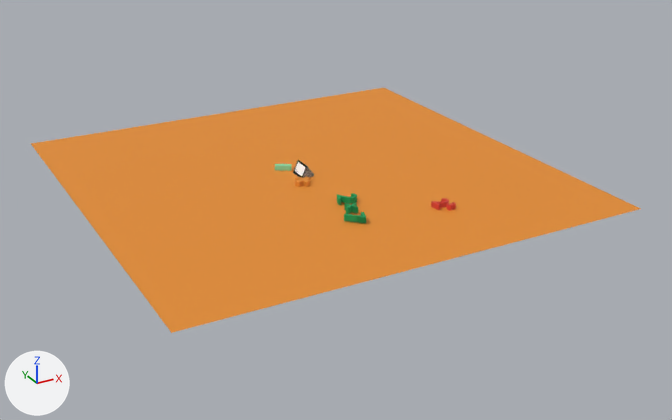
Before and after pictures for a commit that changed the Blender file promo_video/clock_theme_dawn.blend.
Camera for both pictures: a 50 mm camera at (-39.5, -77.3, 34.0) aimed at (1.5, -2.8, -3.2). The lights are fixed; the arrows at lower left show +X, +Y and +Z. Text is drawn in Blender's own font.

The first picture shows 'Add', 'Ground'.
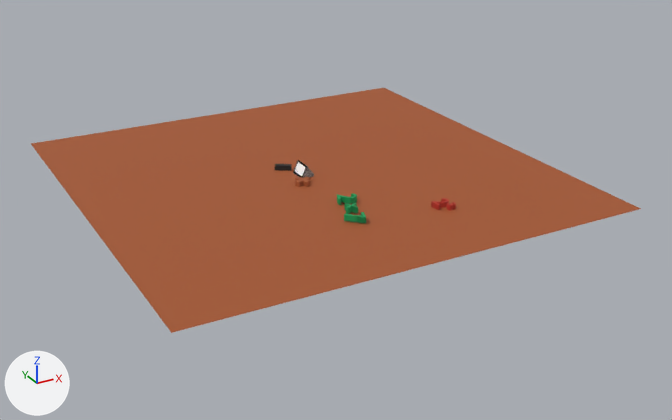
Where the change shows, as pixel boxes [x1, y1, x2, y2] in the pictures (672 x 420 px):
'Ground', recoloured (orange to brown)
    both: [31, 88, 641, 333]
'Add', recoloured
    both: [295, 176, 310, 187]

The change, as a diff of the scene's bpy script:
```diff
--- a/promo_video/clock_theme_dawn.blend.py
+++ b/promo_video/clock_theme_dawn.blend.py
@@ mat_ambient_orange @@
 mat_ambient_orange = principled_material('Ambient Orange')
-mat_ambient_orange.base_color = (0.791, 0.272, 0.0284)  # orange #e68e2f
+mat_ambient_orange.base_color = (0.386, 0.0976, 0.0273)  # brown #a7582e
 mat_ambient_orange.roughness = 0.74
```
